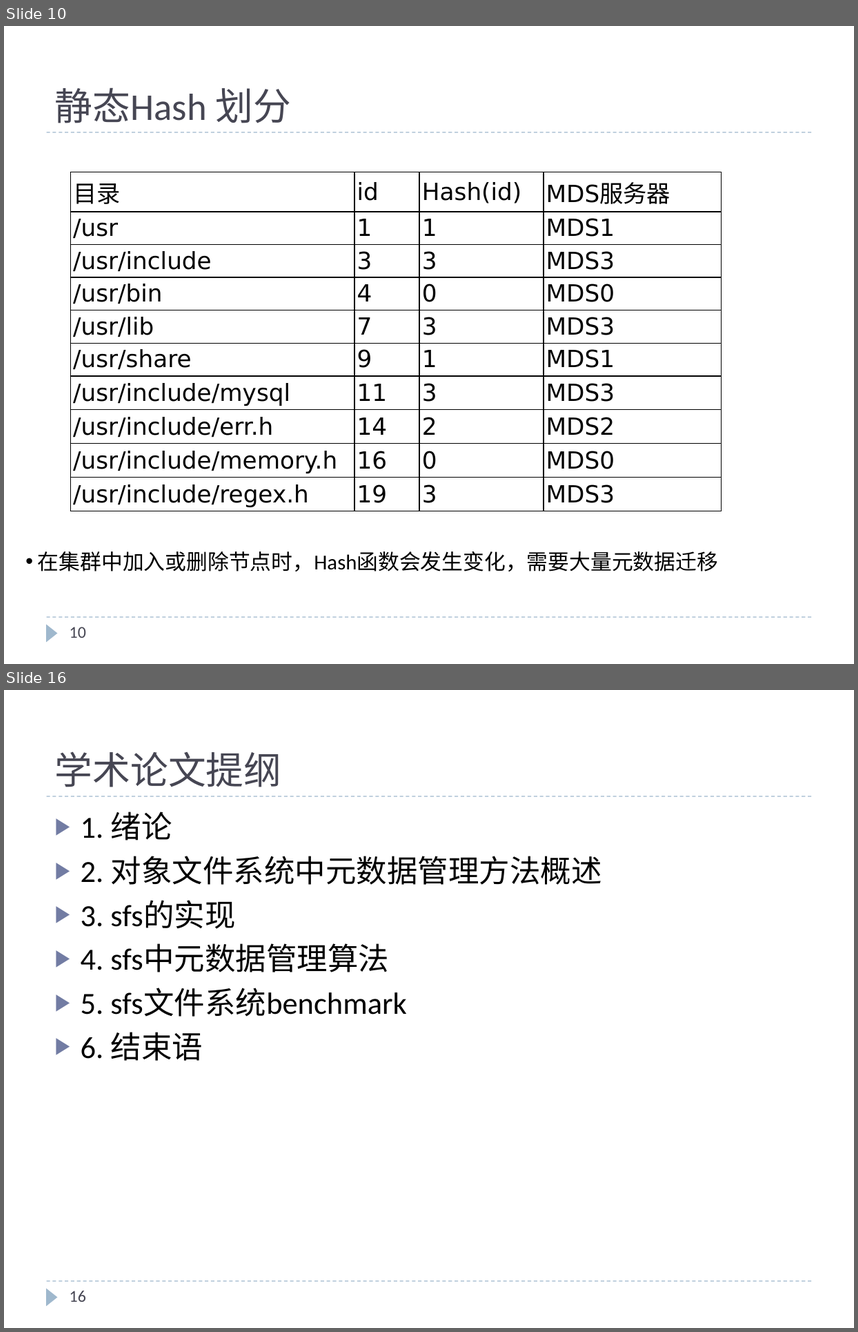
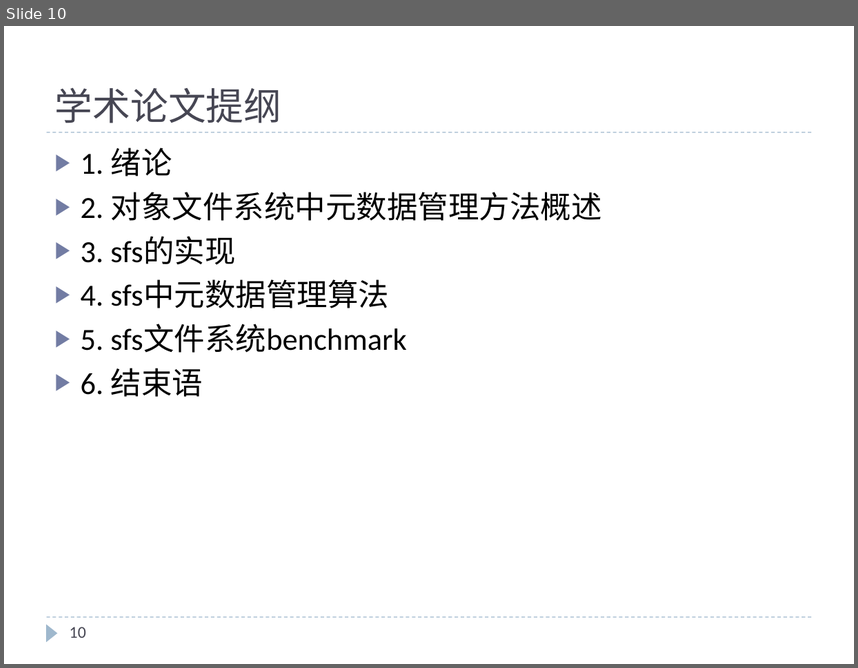
Before and after one commit to cheliequan/idning-paper, a slide deck: draft/中期.pptx. Shown one above the other, each under a label of ours: slides 10 and 16 before the commit, slide 10 after it; the slides between them are not shown. The pictures are 858x1332 and 858x668 pixels, drawn with LibreOffice and Linux fonts; fonts in the diff are those of the drawing. Boxes give left, top, right and bottom in pixels: in the first picture for what was removed or moved away, otherwise in the second. Text is boxed around its words. In the diff, an @@ line names an element or a change of style, - is before the commit and + after.

```diff
--- a/draft/中期.pptx
+++ b/draft/中期.pptx
@@ slide 10 removed at (4,26,854,664), background #FFFFFF; not listed: 3 template elements that a slide beside it also shows @@
@@ title removed at (55,88,291,123) @@
-静态Hash 划分
@@ table removed at (70,172,722,510), 10 rows, 4 columns @@
-目录 | id | Hash(id) | MDS服务器
-/usr | 1 | 1 | MDS1
-/usr/include | 3 | 3 | MDS3
-/usr/bin | 4 | 0 | MDS0
-/usr/lib | 7 | 3 | MDS3
-/usr/share | 9 | 1 | MDS1
-/usr/include/mysql | 11 | 3 | MDS3
-/usr/include/err.h | 14 | 2 | MDS2
-/usr/include/memory.h | 16 | 0 | MDS0
-/usr/include/regex.h | 19 | 3 | MDS3
@@ text removed at (38,551,718,571) @@
-• 在集群中加入或删除节点时，Hash函数会发生变化，需要大量元数据迁移
@@ page number removed at (70,626,86,637) @@
-10
@@ what was slide 16 is now slide 10 @@
@@ page number at (70,626,86,637): text changed @@
-16
+10
```
Also in this commit, not shown: 6 slides changed, 4 slides added, 9 other slides removed, 2 other files.
